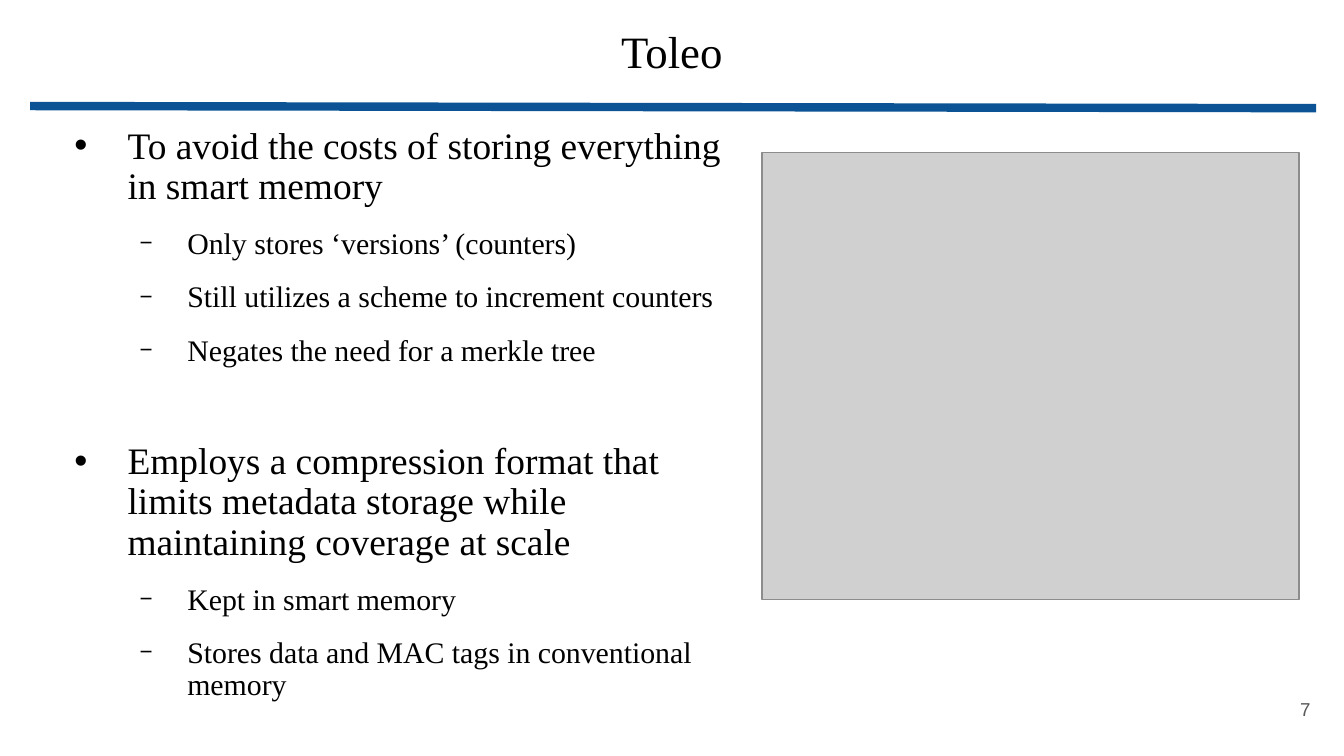
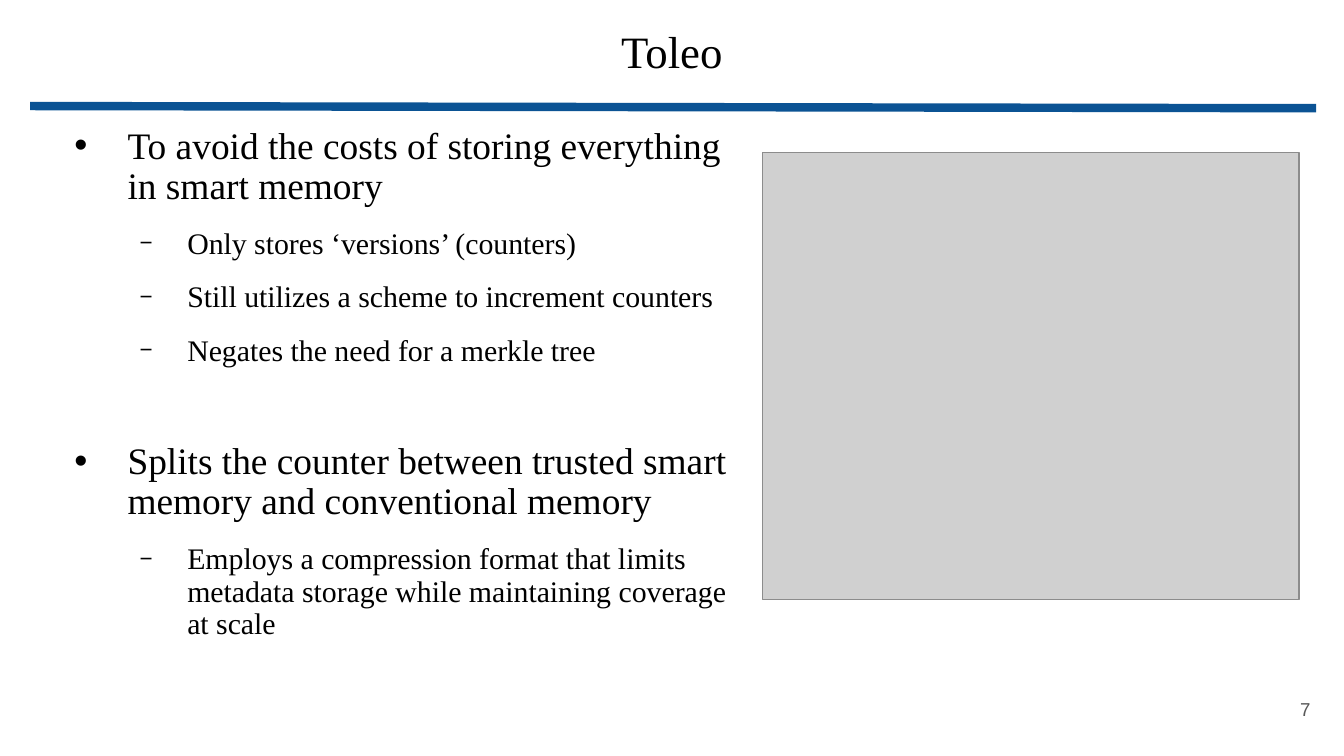
Before and after one commit to wbuz24/grad-research, a slide deck: slide 7 of presentations/Toleo.pptx. Drawn at 1344x756 pixels with LibreOffice and Linux fonts; fonts in the diff are those of the drawing; grey boxes stand for pictures. Boxes give left, top, right and bottom in pixels: in the first picture for what was removed or moved away, otherwise in the second. Text is boxed around its words. In the diff, an @@ line names an element or a change of style, - is before the commit and + after.

Commit message:
Toleo

```diff
--- a/presentations/Toleo.pptx
+++ b/presentations/Toleo.pptx
@@ text at <box>128,448,726,522</box>: paragraph added @@
+• Splits the counter between trusted smart memory and conventional memory
@@ text at <box>187,548,726,635</box>: size 20 to 16 pt in "Employs a compression format that limits metadata ..."; bullet • to −; list level 1 to 2 in "Employs a compression format that ..." @@
@@ text at <box>187,590,692,669</box>: paragraphs removed @@
-  − Kept in smart memory
-  − Stores data and MAC tags in conventional memory
```
Also in this commit, not shown: 9 other slides changed, 6 slides added.
